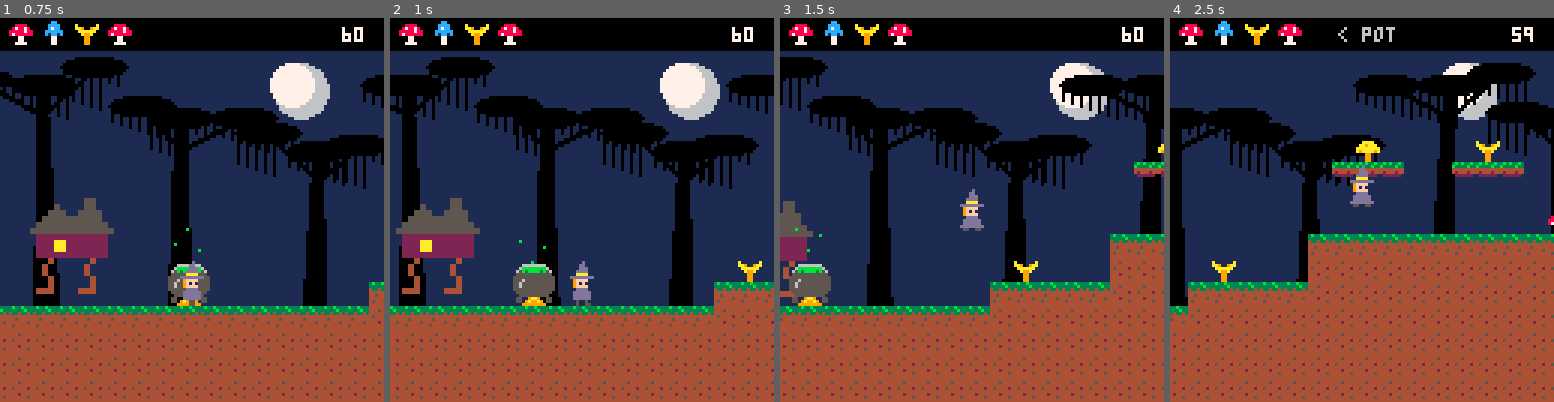
Above: before the commit, frames 1-4 (left to right).
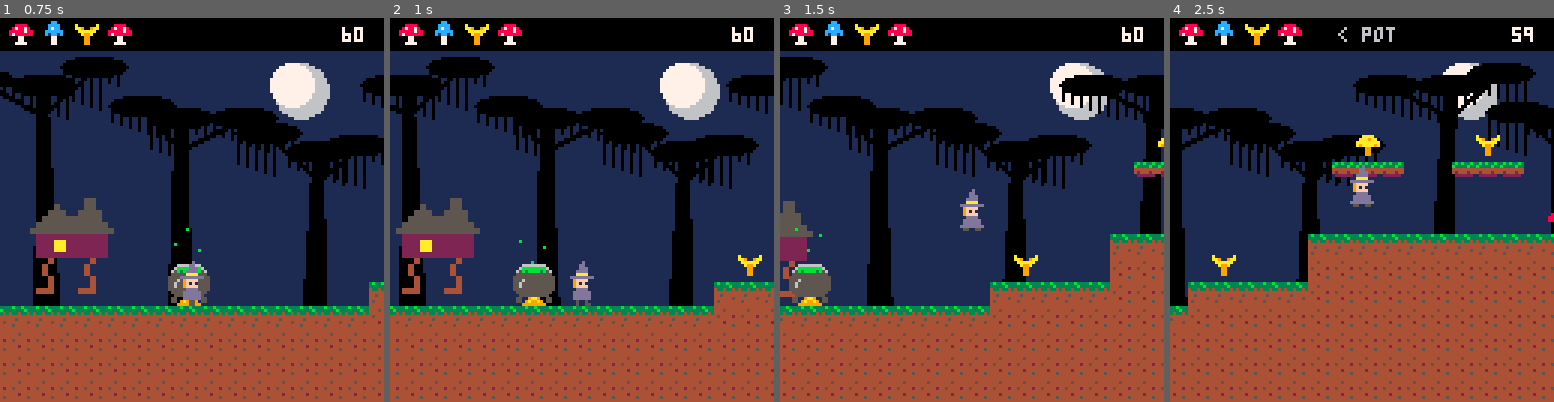
Above: after the commit, the same moments.

Repository: drachis/carts
Game: PICO-8 cartridge proj/witchcap/tests/test_boot.p8
Two runs of this game, one before a commit and one after it. Both use one fixed random seed, a clock stepped at 60 frames per second and the inputs below.
Inputs:
- Up to frame 1 (0.75 s): tap X (X key) at 0.33 s; tap O (Z key) at 0.7 s
- Up to frame 2 (1 s): no input
- Up to frame 3 (1.5 s): tap X (X key) at 1.07 s
- Up to frame 4 (2.5 s): hold Right 1.6-2.1 s; tap O (Z key) at 1.7, 2.1 s; tap X (X key) at 1.85 s; hold Up 2.15-2.42 s; hold Right from 2.47 s (still down)

Frame 1 is identical in both runs. In frame 2, 0.2% of the frame differs, in the area x 90-97%, y 61-69%; in frame 3, 0.3%; in frame 4, 0.7%, in the area x 10-100%, y 30-69%.

Commit message:
witchcap: the mushrooms dance, a hop and a turn, each on its own beat (1714 tokens)
Co-Authored-By: Claude Opus 5.5 <noreply@anthropic.com>

Diff:
--- a/proj/witchcap/forest.lua
+++ b/proj/witchcap/forest.lua
@@ -89,6 +89,8 @@
   pset(cauldron_x-5+bubble*4,82-rise,11)
  end
  for mushroom in all(mushrooms) do
-  spr(mushroom.kind,mushroom.x-4,mushroom.y-8)
+  -- they dance: a hop and a turn, each on its own beat
+  local beat=t()*2+mushroom.x/40
+  spr(mushroom.kind,mushroom.x-4,mushroom.y-8-abs(sin(beat/2))*2,1,1,beat%1<0.5)
  end
 end
